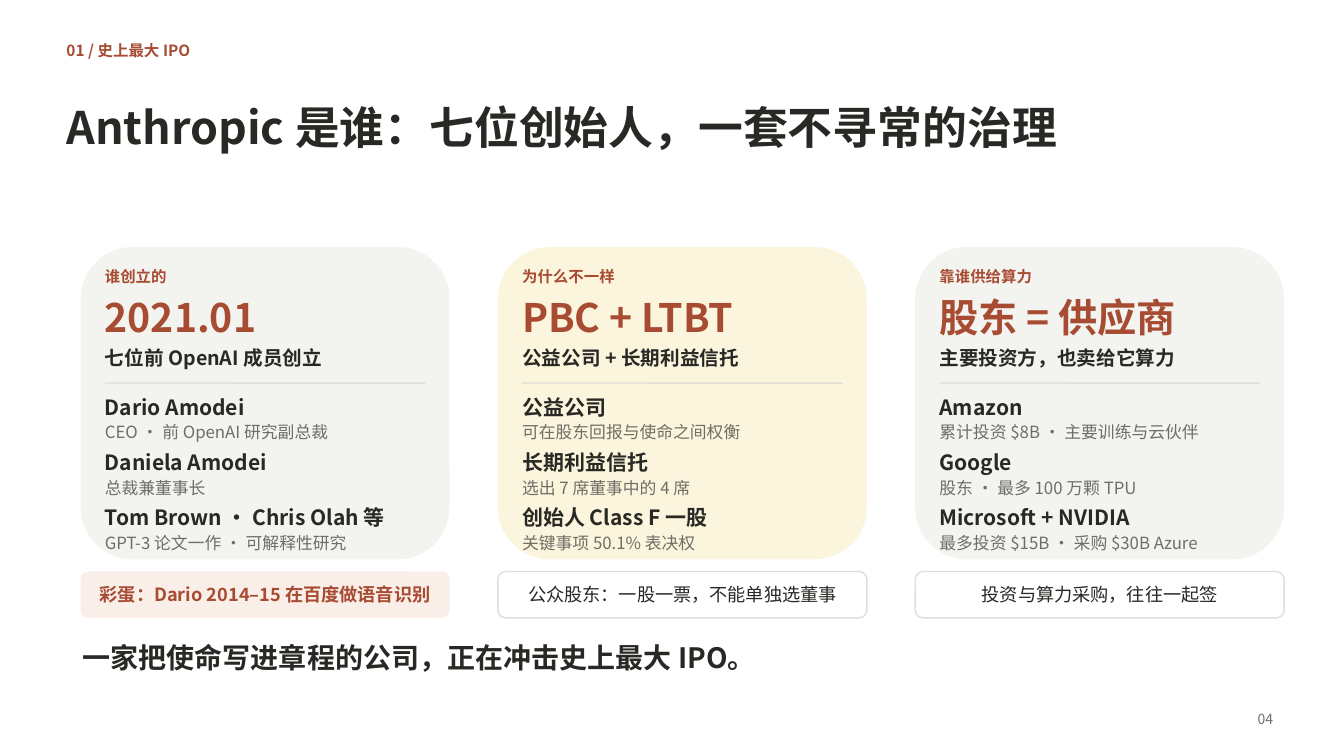
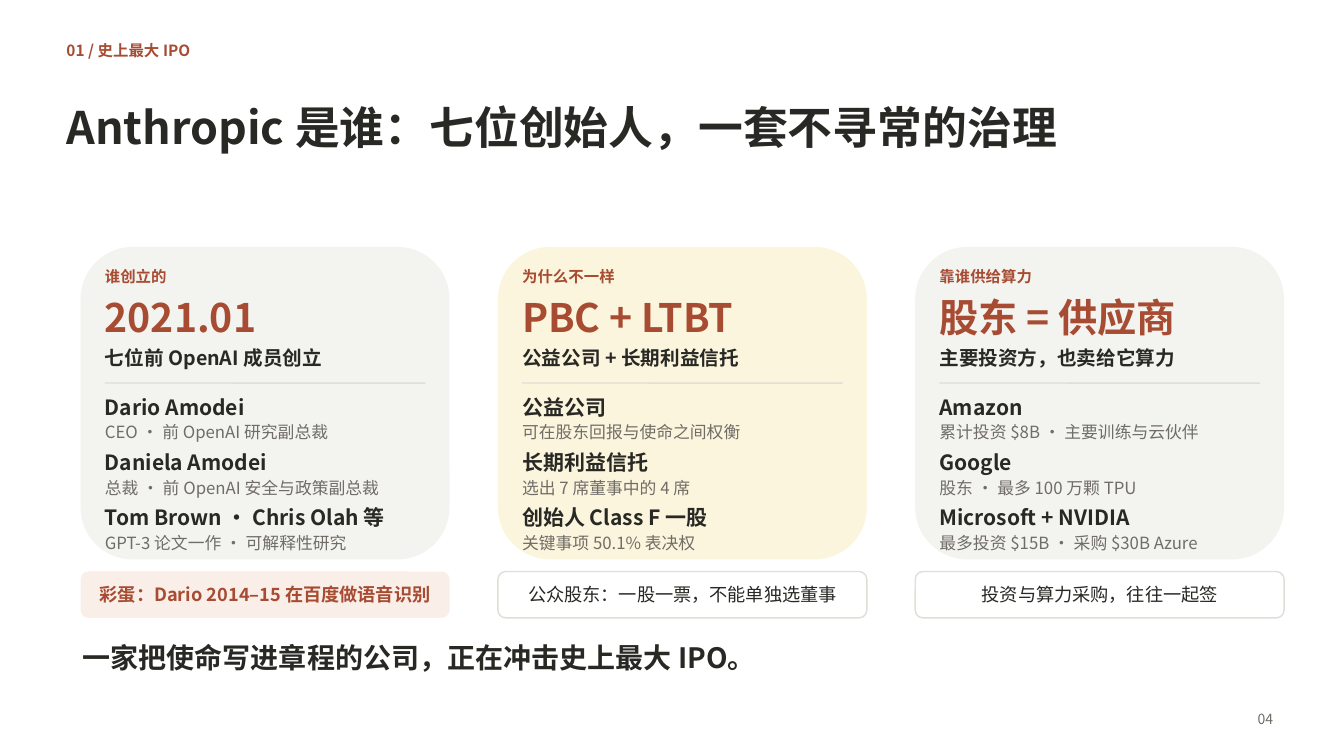
Before and after one commit to chrisptang/anthropic-ipo-story, a slide deck: slide 4 of pptx/anthropic_ipo_story_v5_claude/Anthropic_2万亿IPO的背后_编码模型与AGI_Claude.pptx. Drawn at 1344x756 pixels with LibreOffice and Linux fonts; fonts in the diff are those of the drawing. Boxes give left, top, right and bottom in pixels: in the first picture for what was removed or moved away, otherwise in the second. Text is boxed around its words. In the diff, an @@ line names an element or a change of style, - is before the commit and + after.

```diff
--- a/pptx/anthropic_ipo_story_v5_claude/Anthropic_2万亿IPO的背后_编码模型与AGI_Claude.pptx
+++ b/pptx/anthropic_ipo_story_v5_claude/Anthropic_2万亿IPO的背后_编码模型与AGI_Claude.pptx
@@ text at (105, 480, 379, 498): text changed @@
-总裁兼董事长
+总裁 · 前 OpenAI 安全与政策副总裁
```
Also in this commit, not shown: 1 other slide changed, 3 other files.
